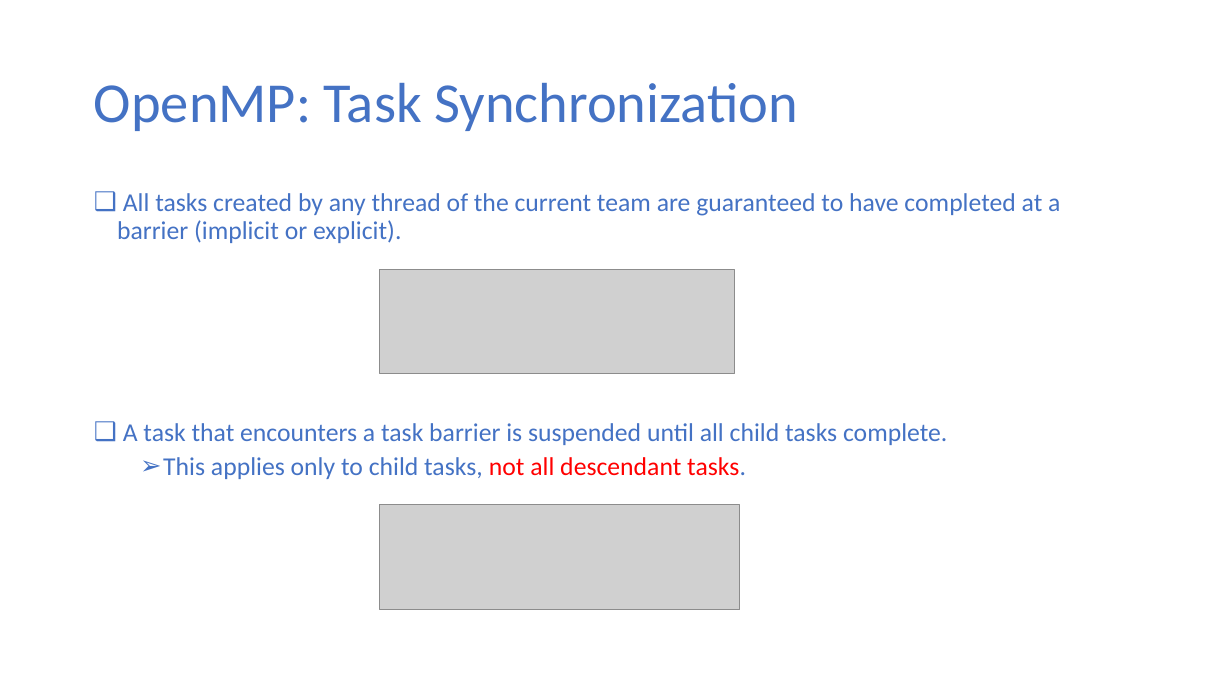
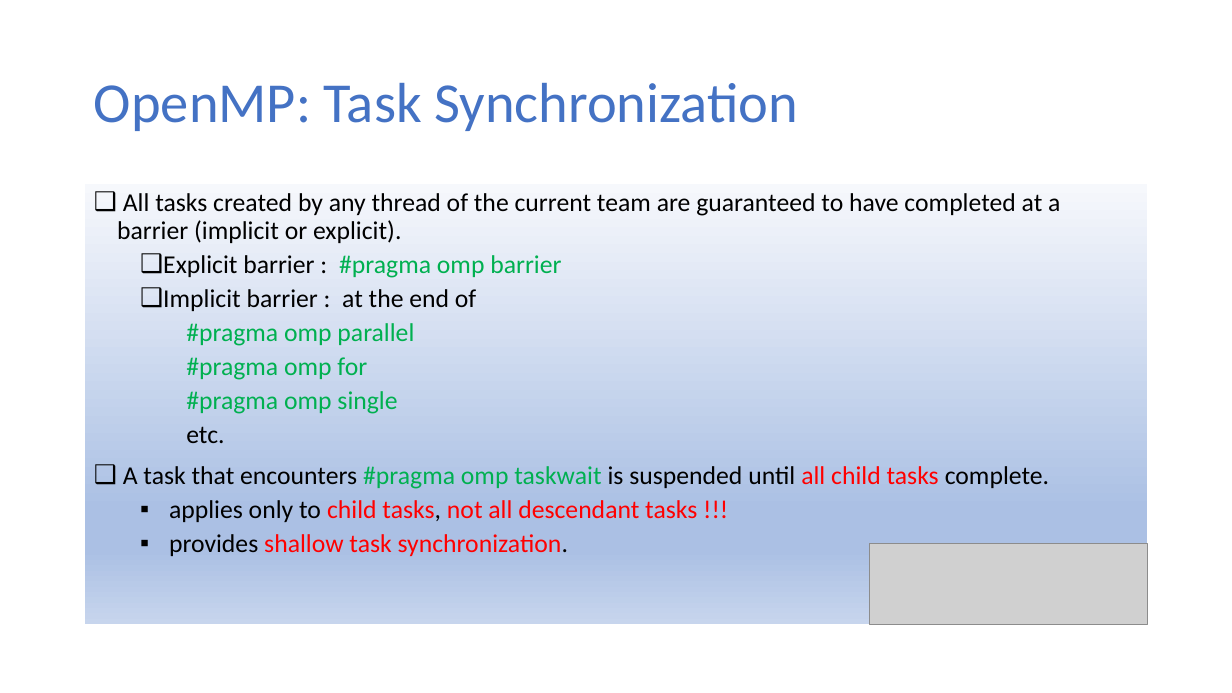
Before and after one commit to ekkapotc/PC, a slide deck: slide 26 of Slides/Lecture 8.pptx (slide 16 before the commit). Drawn at 1232x693 pixels with LibreOffice and Linux fonts; fonts in the diff are those of the drawing; grey boxes stand for pictures. Boxes give left, top, right and bottom in pixels: in the first picture for what was removed or moved away, otherwise in the second. Text is boxed around its words. In the diff, an @@ line names an element or a change of style, - is before the commit and + after.

```diff
--- a/Slides/Lecture 8.pptx
+++ b/Slides/Lecture 8.pptx
@@ text "All tasks created by any ...": place and size @@
-text "All tasks created by any ..." at box(117, 193, 1060, 479)
+text "All tasks created by any ..." at box(85, 185, 1148, 625)
@@ text "All tasks created by any ..." at box(85, 185, 1148, 625): fill none to gradient #F6F8FC to #ABC0E4 to #C7D5ED @@
@@ text at box(117, 193, 1060, 243): text colour #4472C4 to #000000 in "All tasks created by any thread of ..." @@
@@ text at box(123, 255, 1049, 556): text changed; text colour #4472C4 to #000000 @@
-❑ A task that encounters a task barrier is suspended until all child tasks complete.
-  ➢ This applies only to child tasks, not all descendant tasks.
+  ❑ Explicit barrier : #pragma omp barrier
+  ❑ Implicit barrier : at the end of
+    #pragma omp parallel
+    #pragma omp for
+    #pragma omp single
+    etc.
+❑ A task that encounters #pragma omp taskwait is suspended until all child tasks complete.
+  ▪ applies only to child tasks, not all descendant tasks !!!
+  ▪ provides shallow task synchronization.
@@ picture removed at box(380, 270, 735, 373) @@
@@ picture: place and size @@
-picture at box(380, 506, 740, 611)
+picture at box(870, 543, 1148, 625)
```
Also in this commit, not shown: 13 other slides changed, 25 slides added, 2 slides removed.
